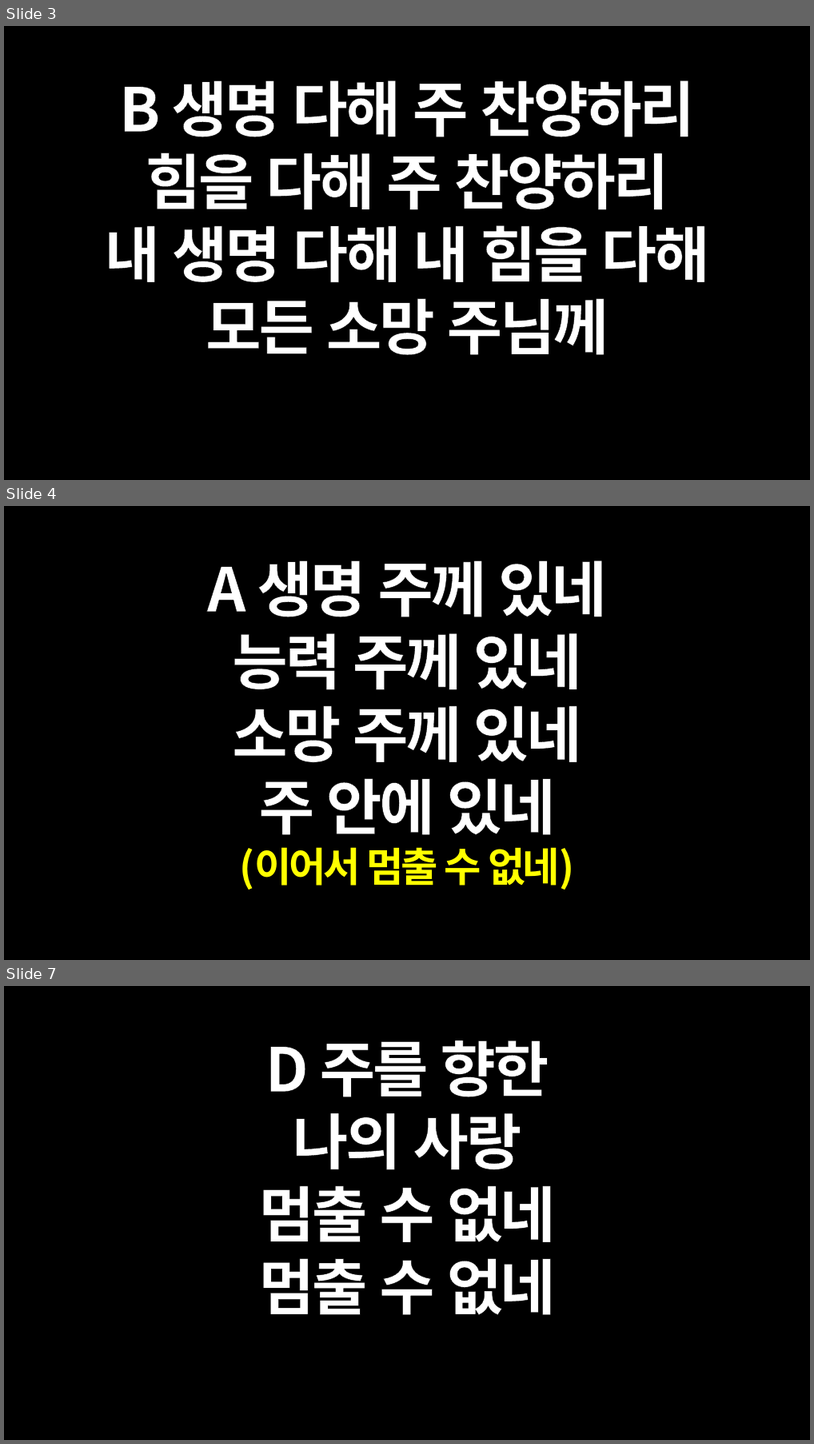
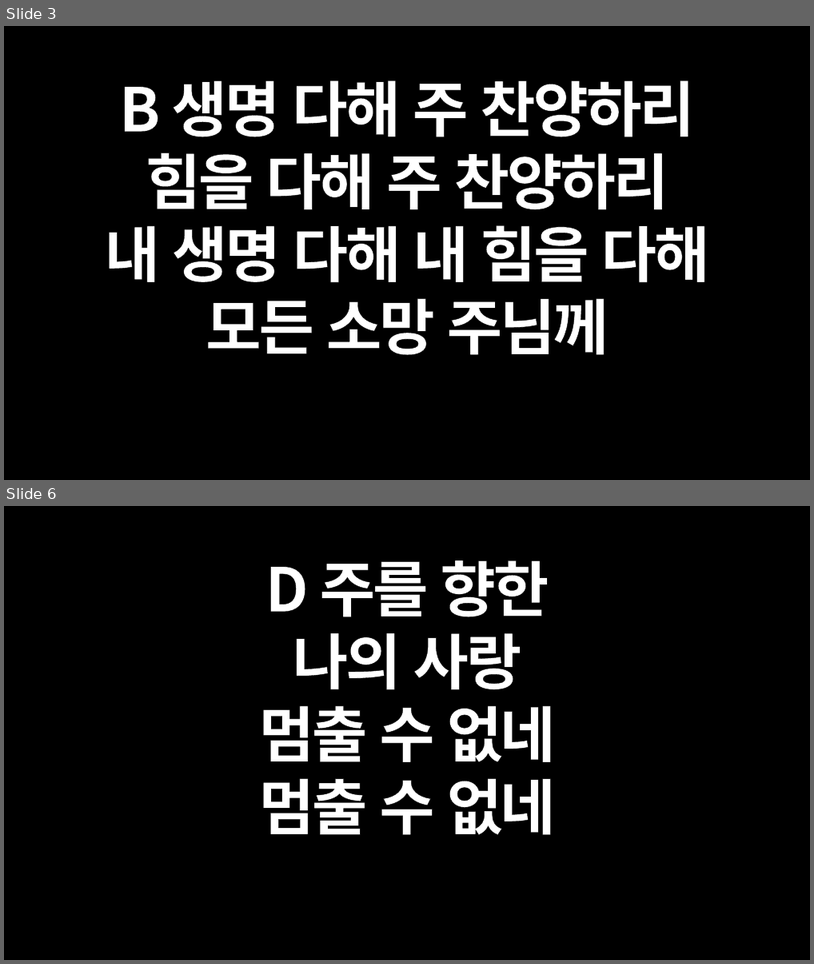
Before and after one commit to JohnHaan/lyrics-generator, a slide deck: songs/song-02/song.pptx. Shown one above the other, each under a label of ours: slides 3, 4 and 7 before the commit, slides 3 and 6 after it; the slides between them are not shown. The pictures are 814x1444 and 814x964 pixels, drawn with LibreOffice and Linux fonts; fonts in the diff are those of the drawing. Boxes give left, top, right and bottom in pixels: in the first picture for what was removed or moved away, otherwise in the second. Text is boxed around its words. In the diff, an @@ line names an element or a change of style, - is before the commit and + after.

```diff
--- a/songs/song-02/song.pptx
+++ b/songs/song-02/song.pptx
@@ slide 4 removed at (4,506,810,960), background #000000 @@
@@ text removed at (207,560,607,889) @@
-A 생명 주께 있네
-능력 주께 있네
-소망 주께 있네
-주 안에 있네
-(이어서 멈출 수 없네)
@@ what was slide 7 is now slide 6 @@
```
Also in this commit, not shown: 3 slides changed, 11 other files.
